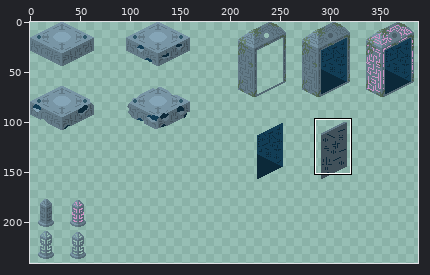
A pixel-art file gets an edit: game-off-2025-waves/scenes/big_spritesheet.aseprite. The first picture is a wide view before the edit; the outline marks the close-up.
Close-up. Old version:
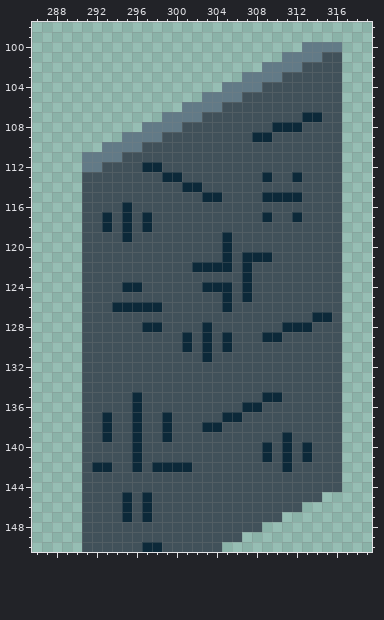
640x544 pixels, 1 frame. Shown: x 286..319, y 98..150. The wide view leaves out empty margins. The commit also changed other parts of the picture, which this record leaves out.
New version:
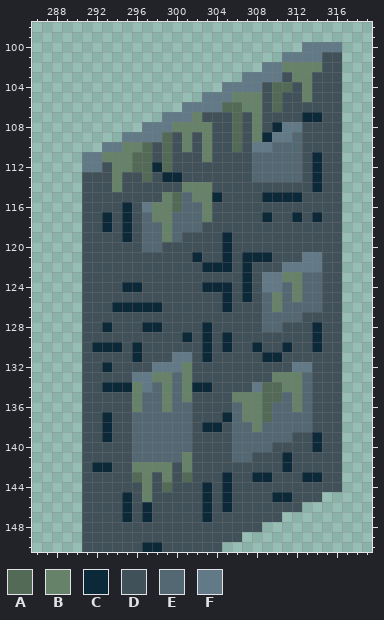
Palette (. is transparent): A #536b56  B #668269  C #0c2939  D #41515a  E #536873  F #627a87
From old to new:
--- layer "Layer 2"
@@ x 286..319 @@
 101 .........................FFFFDD...
-102 .......................FFFFDDDD...
-103 .....................FFFFDDDDDD...
-104 ...................FFFFDDDDDDDD...
-105 .................FFFFDDDDDDDDDD...
-106 ...............FFFFDDDDDDDDDDDD...
-107 .............FFFFDDDDDDDDDDCCDD...
-108 ...........FFFFDDDDDDDDDCCCDDDD...
-109 .........FFFFDDDDDDDDDCCDDDDDDD...
-110 .......FFFFDDDDDDDDDDDDDDDDDDDD...
-111 .....FFFFDDDDDDDDDDDDDDDDDDDDDD...
-112 .....FFDDDDCCDDDDDDDDDDDDDDDDDD...
-113 .....DDDDDDDDCCDDDDDDDDCDDCDDDD...
-114 .....DDDDDDDDDDCCDDDDDDDDDDDDDD...
-115 .....DDDDDDDDDDDDCCDDDDCCCCDDDD...
-116 .....DDDDCDDDDDDDDDDDDDDDDDDDDD...
-117 .....DDCDCDCDDDDDDDDDDDCDDCDDDD...
-118 .....DDCDCDCDDDDDDDDDDDDDDDDDDD...
-119 .....DDDDCDDDDDDDDDCDDDDDDDDDDD...
-120 .....DDDDDDDDDDDDDDCDDDDDDDDDDD...
-121 .....DDDDDDDDDDDDDDCDCCCDDDDDDD...
-122 .....DDDDDDDDDDDCCCCDCDDDDDDDDD...
-123 .....DDDDDDDDDDDDDDDDCDDDDDDDDD...
-124 .....DDDDCCDDDDDDCCCDCDDDDDDDDD...
-125 .....DDDDDDDDDDDDDDCDCDDDDDDDDD...
-126 .....DDDCCCCCDDDDDDCDDDDDDDDDDD...
-127 .....DDDDDDDDDDDDDDDDDDDDDDDCCD...
-128 .....DDDDDDCCDDDDCDDDDDDDCCCDDD...
-129 .....DDDDDDDDDDCDCDCDDDCCDDDDDD...
-130 .....DDDDDDDDDDCDCDCDDDDDDDDDDD...
-131 .....DDDDDDDDDDDDCDDDDDDDDDDDDD...
-132 .....DDDDDDDDDDDDDDDDDDDDDDDDDD...
-133 .....DDDDDDDDDDDDDDDDDDDDDDDDDD...
-134 .....DDDDDDDDDDDDDDDDDDDDDDDDDD...
-135 .....DDDDDCDDDDDDDDDDDDCCDDDDDD...
-136 .....DDDDDCDDDDDDDDDDCCDDDDDDDD...
-137 .....DDCDDCDDCDDDDDCCDDDDDDDDDD...
-138 .....DDCDDCDDCDDDCCDDDDDDDDDDDD...
-139 .....DDCDDCDDCDDDDDDDDDDDCDDDDD...
-140 .....DDDDDCDDDDDDDDDDDDCDCDCDDD...
-141 .....DDDDDCDDDDDDDDDDDDCDCDCDDD...
-142 .....DCCDDCDCCCCDDDDDDDDDCDDDDD...
-143 .....DDDDDDDDDDDDDDDDDDDDDDDDDD...
-144 .....DDDDDDDDDDDDDDDDDDDDDDDDDD...
-145 .....DDDDCDCDDDDDDDDDDDDDDDDD.....
-146 .....DDDDCDCDDDDDDDDDDDDDDD.......
-147 .....DDDDCDCDDDDDDDDDDDDD.........
+102 .......................FFBBBBDD...
+103 .....................FFFFDBBDDD...
+104 ...................FFFFDAADBDDD...
+105 .................FFFBBBDADDBDDD...
+106 ...............FFFFAABBDADDDDDD...
+107 .............FFFBDDDADBDDDDCCDD...
+108 ...........FFFBBBBDDADBDCFFDDDD...
+109 .........FFFFADBDBDDADBCFFEDDDD...
+110 .......FFBBADADBDBDDADFFEEEDDDD...
+111 .....FFBBBAADADDDBDDDDEEEEEDCDD...
+112 .....FFDBBAACADDDDDDDDEEEEEDCDD...
+113 .....DDDBDDADCCDDDDDDDEEEEEDCDD...
+114 .....DDDBDDDDDDBBBDDDDDDDDDDCDD...
+115 .....DDDDDDDDBAEBBCDDDDCCCCDDDD...
+116 .....DDDDCDFBBAEEBDDDDDDDDDDDDD...
+117 .....DDCDCDEBBEEEBDDDDDCDDCDCDD...
+118 .....DDCDCDEEBEEEDDDDDDDDDDDDDD...
+119 .....DDDDCDEEBEDDDDCDDDDDDDDDDD...
+120 .....DDDDDDEEDDDDDDCDDDDDDDDDDD...
+121 .....DDDDDDDDDDDCDDCDCCCDDDFFDD...
+122 .....DDDDDDDDDDDDCCCDCDDDFFFFDD...
+123 .....DDDDDDDDDDDDDDDDCDFFBBEEDD...
+124 .....DDDDCCDDDDDDCCCDCDFFEBEEDD...
+125 .....DDDDDDDDDDDDDDCDCDEBEBEEDD...
+126 .....DDDCCCCCDDDDDDCDDDEBEEEEDD...
+127 .....DDDDDDDDDDDDDDDDDDEEEEDDDD...
+128 .....DDCDDDCCDDDDCDDDDDEEDDDCDD...
+129 .....DDDDDDDDDDCDCDCDDDDDDDDCDD...
+130 .....DCCCDCDDDDDDCDCDDCDDCDDCDD...
+131 .....DDDDDCDDDFFDCDDDDDCCDDDDDD...
+132 .....DDCDDDDFFFBDDDDDDDDDDFFDDD...
+133 .....DDDDDFFBBEBDDDDDDDDBBBEDDD...
+134 .....DDCCCBFEBEBCCDDDDFAABBEDDD...
+135 .....DDDDDBEEBEBDDDDBBBAAEBEDDD...
+136 .....DDDDDBEEBEEDDDDEBBAEEBEDDD...
+137 .....DDCDDEEEEEEDDDCEBBAEEEEDDD...
+138 .....DDCDDEEEEEEDCCDEEBEEEEEDDD...
+139 .....DDCDDEEEEEEDDDDEEEEEEDDCDD...
+140 .....DDDDDEEEEEEDDDDEEEEDDDDCDD...
+141 .....DDDDDEEEEEBDDDDEEDDDCDDDDD...
+142 .....DCCDDBBBBDBDDDDDDDDDCDDDDD...
+143 .....DDDDDABDBDADDDCDDCCDDDCCDD...
+144 .....DDDDDDBDADDDCDCDDDDDDDDDDD...
+145 .....DDDDCDBDDDDDCDCDDDDCCDDD.....
+146 .....DDDDCDCDDDDDCDCDDDDDDD.......
+147 .....DDDDCDCDDDDDCDDDDDDD.........
 148 .....DDDDDDDDDDDDDDDDDD...........
Where, in picture pixels (left, top, right, bottom), the same in both close-ups:
changed: (92, 62, 332, 522)
